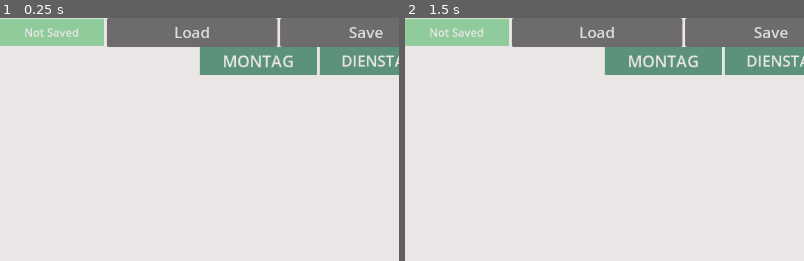
Above: before the commit, frames 1-2 (left to right).
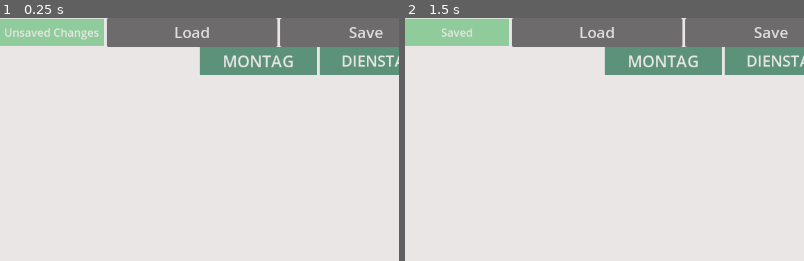
Above: after the commit, the same moments.

Repository: FlorianKloeckner/uzl-better-planner
Game: Godot game, scene res://scenes/node_2d.tscn
Same seed, same stepped clock (60 frames per second), same inputs: the game is played once before the commit and once after it.
Inputs:
- Up to frame 1 (0.25 s): no input
- Up to frame 2 (1.5 s): click "Save" at 0.5 s; click "Export" at 1.25 s
The pictures show only the part of the screen within x 0-50%, y 0-50%; the shares and areas given below are measured in that part.

The runs differ from the first frame. In frame 1, 0.5% of the frame differs, in the area x 1-25%, y 4-10%; in frame 2, 0.3%.

Commit message:
Add Save system

Diff:
--- a/scenes/ClassWidget.tscn
+++ b/scenes/ClassWidget.tscn
@@ -52,8 +52,7 @@
 theme_override_constants/line_spacing = -5
 theme_override_font_sizes/font_size = 12
 text = "Placeholder "
-vertical_alignment = 1
-autowrap_mode = 1
+autowrap_mode = 3
 text_overrun_behavior = 3
 
 [node name="Button" type="Button" parent="."]
--- a/scenes/node_2d.tscn
+++ b/scenes/node_2d.tscn
@@ -36,7 +36,7 @@
 custom_minimum_size = Vector2(150, 0)
 layout_mode = 2
 theme_override_colors/font_color = Color(0.917647, 0.901961, 0.898039, 1)
-text = "Not Saved"
+text = "Unsaved Changes"
 horizontal_alignment = 1
 vertical_alignment = 1
 
@@ -236,5 +236,7 @@
 filters = PackedStringArray("*.xml")
 
 [connection signal="open_xml_dialog" from="UI Buttons" to="." method="_on_ui_buttons_open_xml_dialog"]
+[connection signal="save" from="UI Buttons" to="." method="_on_ui_buttons_save"]
 [connection signal="pressed" from="UI Buttons/LoadButton" to="UI Buttons" method="_on_load_button_pressed"]
+[connection signal="pressed" from="UI Buttons/SaveButton" to="UI Buttons" method="_on_save_button_pressed"]
 [connection signal="confirmed" from="FileDialog" to="." method="_on_file_dialog_confirmed"]
--- a/scenes/ui_buttons.gd
+++ b/scenes/ui_buttons.gd
@@ -1,5 +1,6 @@
 extends HBoxContainer
 signal open_xml_dialog
+signal save
 
 
 # Called when the node enters the scene tree for the first time.
@@ -11,7 +12,14 @@
 func _process(delta: float) -> void:
 	pass
 
+func unsave():
+	$Label.text = "Unsaved Changes"
 
 
 func _on_load_button_pressed() -> void:
 	open_xml_dialog.emit()
+
+
+func _on_save_button_pressed() -> void:
+	save.emit()
+	$Label.text = "Saved"
--- a/scripts/class_widget.gd
+++ b/scripts/class_widget.gd
@@ -1,6 +1,6 @@
 extends Control
 
-signal toggled
+signal changed
 
 const SPACE_NODE = preload("res://scenes/space_node.tscn")
 const CLASS_WIDGET = preload("res://scenes/ClassWidget.tscn")
@@ -58,6 +58,7 @@
 	$Time.text = start_time_formatted + " - " + end_time_formatted
 
 func toggle_active():
+	changed.emit()
 	if active:
 		active = false
 		$ColorRect.color = Color.GRAY
--- a/scripts/node_2d.gd
+++ b/scripts/node_2d.gd
@@ -14,11 +14,44 @@
 var time_scaler:float = ((650.0-40.0)/600.0 )
 
 func _ready():
+	loadSave()
+	#if current_file_path != "" and current_file_path != null:
+		#rebuild()
+
+func loadSave():
 	if FileAccess.file_exists("user://backup/save.xml"):
 		current_file_path = "user://backup/save.xml"
-	if current_file_path != "" and current_file_path != null:
 		rebuild()
-# Called when the node enters the scene tree for the first time.
+	if FileAccess.file_exists("user://savegame.save"):
+		var save_file = FileAccess.open("user://savegame.save", FileAccess.READ)
+		while save_file.get_position() < save_file.get_length():
+			var json_string = save_file.get_line()
+			var json = JSON.new()
+			var parse_result = json.parse(json_string)
+			if not parse_result == OK:
+				print("JSON Parse Error: ", json.get_error_message(), " in ", json_string, " at line ", json.get_error_line())
+				continue
+			var data = json.data
+			for child in $ScrollContainer/Lecture_list.get_children():
+				if child.lecture_name == data["lecture_name"] and data["is_active"]:
+					child.toggle_active()
+	set_board()
+
+
+
+func save():
+	#just save the activity of the lecture list container children so we can
+	#assign them back after loading the xml
+	var save_file = FileAccess.open("user://savegame.save", FileAccess.WRITE)
+	for child in $ScrollContainer/Lecture_list.get_children():
+		var json_string = {
+			"lecture_name" : child.lecture_name,
+			"is_active": child.active
+		}
+		json_string = JSON.stringify(json_string)
+		save_file.store_line(json_string)
+	pass
+
 func rebuild() -> void:
 	for n in $ScrollContainer/Lecture_list.get_children():
 		$ScrollContainer/Lecture_list.remove_child(n)
@@ -32,6 +65,8 @@
 		instance.set_times(_convert_time(l[1]), _convert_time(l[2]))
 		instance.day = int(l[3][0]) - 1
 		$ScrollContainer/Lecture_list.add_child(instance)
+
+		instance.changed.connect(_on_class_widget_changed)
 	set_board()
 
 func set_board():
@@ -200,3 +235,10 @@
 
 func _on_ui_buttons_open_xml_dialog() -> void:
 	file_dialog.show()
+
+
+func _on_ui_buttons_save() -> void:
+	save()
+
+func _on_class_widget_changed():
+	$"UI Buttons".unsave()
